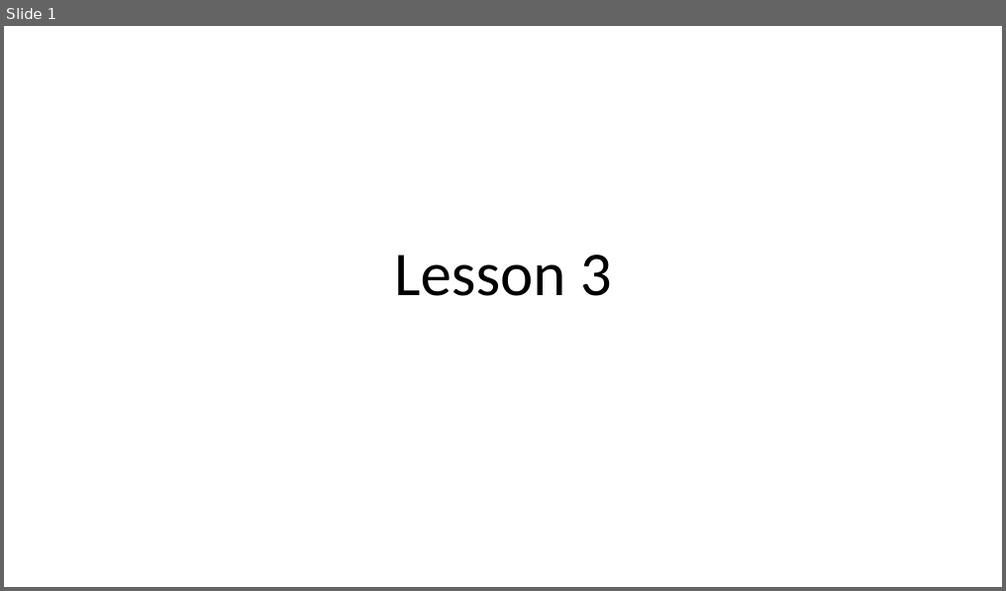
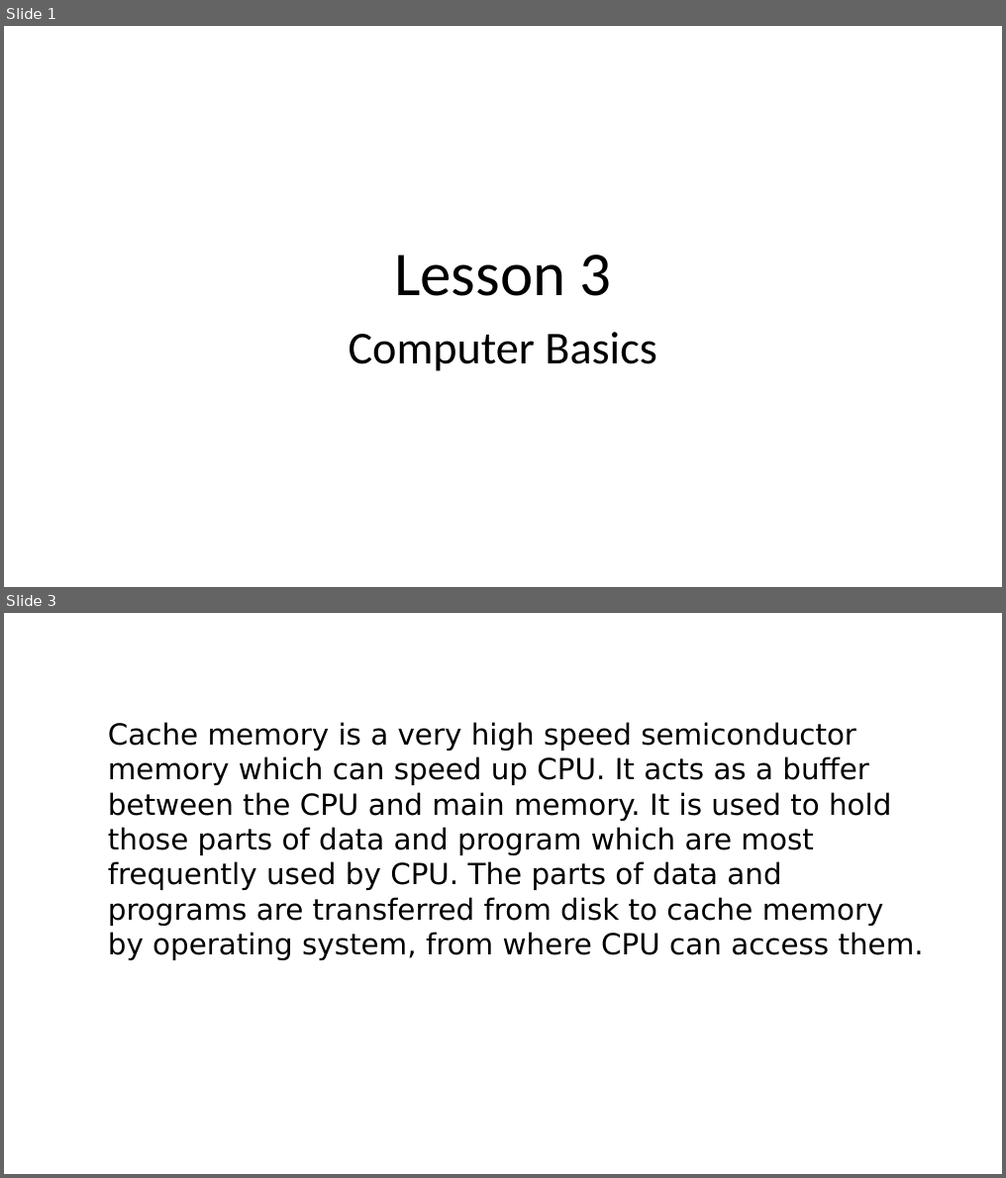
Before and after one commit to ibrahiem96/AP-Computer-Science, a slide deck: Lessons/Lesson 3/Lesson 3.pptx. Shown one above the other, each under a label of ours: slide 1 before the commit, slides 1 and 3 after it; the slides between them are not shown. The pictures are 1006x591 and 1006x1178 pixels, drawn with LibreOffice and Linux fonts; fonts in the diff are those of the drawing. Boxes give left, top, right and bottom in pixels: in the first picture for what was removed or moved away, otherwise in the second. Text is boxed around its words. In the diff, an @@ line names an element or a change of style, - is before the commit and + after.

```diff
--- a/Lessons/Lesson 3/Lesson 3.pptx
+++ b/Lessons/Lesson 3/Lesson 3.pptx
@@ slide 3 added at [4, 613, 1002, 1174], background #FFFFFF @@
@@ text added at [108, 722, 924, 960], 28 pt, text #000000 @@
+Cache memory is a very high speed semiconductor memory which can speed up CPU. It acts as a buffer between the CPU and main memory. It is used to hold those parts of data and program which are most frequently used by CPU. The parts of data and programs are transferred from disk to cache memory by operating system, from where CPU can access them.
@@ slide 1 changed as well @@
@@ subtitle added at [349, 332, 656, 372], 44 pt, text #000000 @@
+Computer Basics
```
Also in this commit, not shown: 6 other slides added, 1 slide removed, 2 other files.
